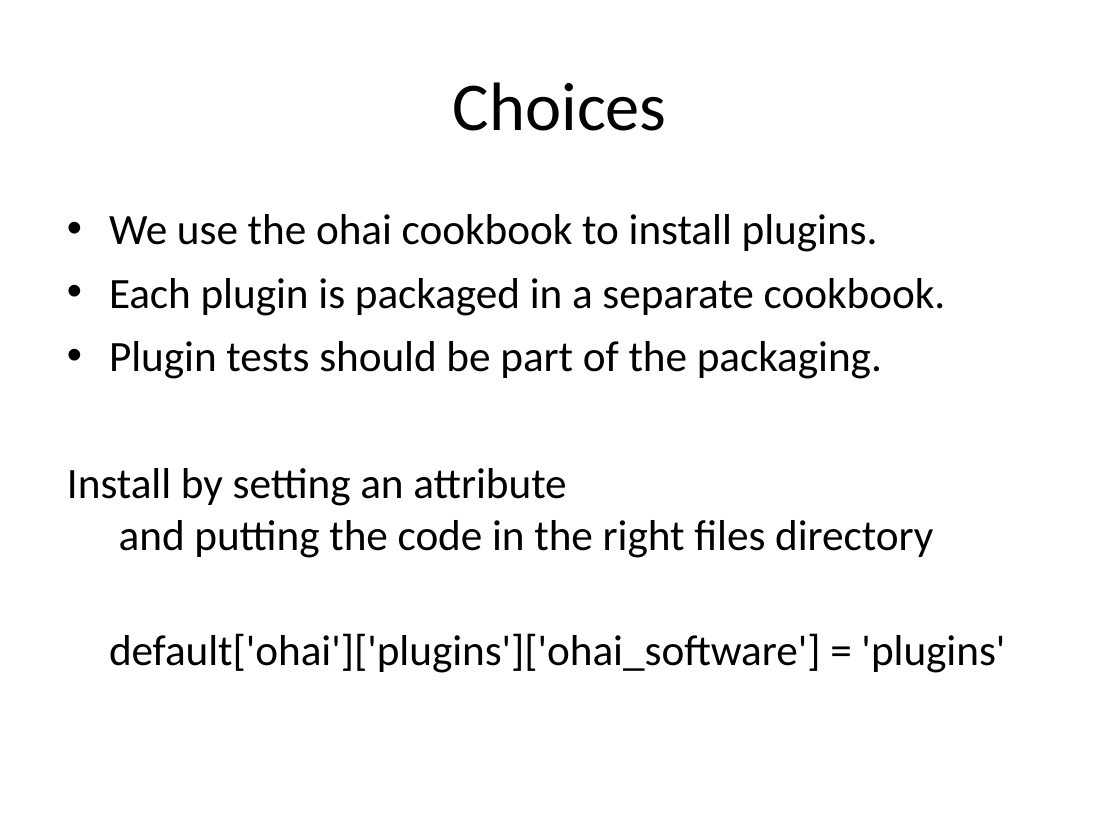
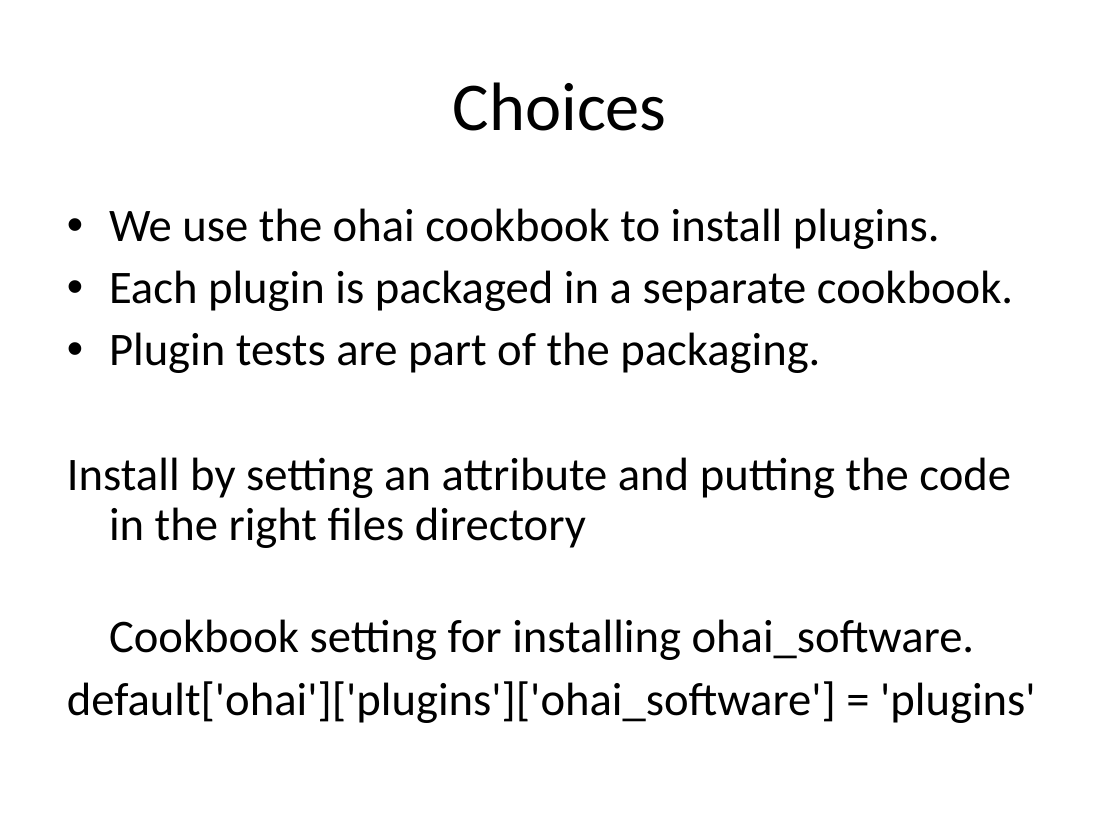
Before and after one commit to MarkGibbons/ohai_tdd, a slide deck: slide 4 of ohai_tdd.ppt (slide 3 before the commit). Drawn at 1120x840 pixels with LibreOffice and Linux fonts; fonts in the diff are those of the drawing. Boxes give left, top, right and bottom in pixels: in the first picture for what was removed or moved away, otherwise in the second. Text is boxed around its words. In the diff, an @@ line names an element or a change of style, - is before the commit and + after.

```diff
--- a/ohai_tdd.ppt
+++ b/ohai_tdd.ppt
@@ text at (67,208,1036,723): size 27.8 to 30 pt in "We use the ohai cookbook to install ...", "Each plugin is packaged in a separate ...", "Install by setting an attribute and putting ...", "default['ohai']['plugins']['ohai_software'] = 'plugins'"; line spacing 1 to 0.9 @@
@@ text at (109,332,820,373): text changed; size 27.8 to 30 pt @@
-• Plugin tests should be part of the packaging.
+• Plugin tests are part of the packaging.
@@ text at (109,619,975,660): paragraph added @@
+Cookbook setting for installing ohai_software.
```
Also in this commit, not shown: 6 other slides changed, 1 slide added.
